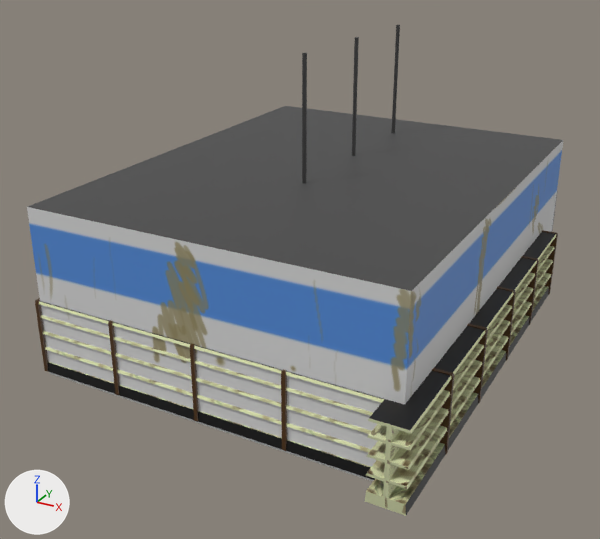
The Blender file Models/Graphics/store/store.blend: old version first, new version second.
One viewpoint serves both versions: a camera (50 mm lens) standing at (36.5, -72.2, 41.0) and looking at (-1.2, -3.8, 6.8). The lights are fixed; the arrows at lower left show +X, +Y and +Z.

The first picture shows 'Aisle 1', 'Aisle 2', 'Aisle 3', 'Fridge2.002', 'Shelf.005', 'Shelf.006', 'Shelf.007', 'Shelf.008', 'Shelf.009', 'Shelf.010', 'Shelf.011', 'Shelf.012', 'Shelf.013', 'storeWalls'.
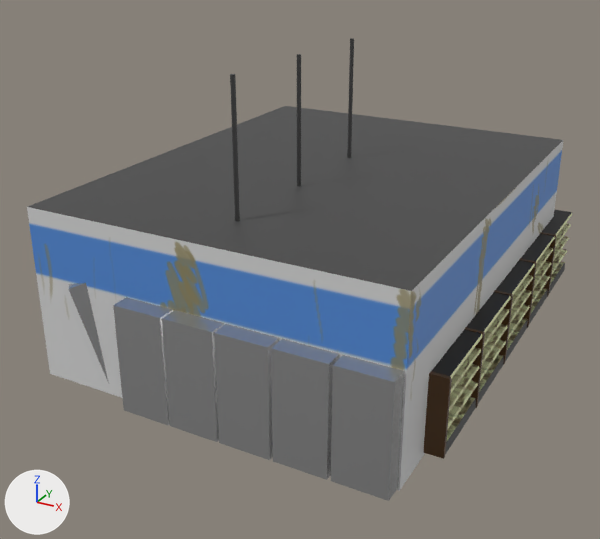
Boxes (x1, y1, x2, y2) around the edits, measured in the pictures (600 x 539 px):
'Shelf.009', moved, turned, rescaled
    before: (365, 368, 454, 516)
    after: (541, 209, 572, 297)
'Fridge2.002', moved, turned, rescaled
    before: (552, 190, 558, 231)
    after: (331, 355, 405, 501)
'Fridge1.003', moved, turned, rescaled (not visible before)
    after: (271, 339, 339, 480)
'Fridge1.002', moved, turned, rescaled (not visible before)
    after: (214, 324, 279, 460)
'Fridge2', moved, turned, rescaled (not visible before)
    after: (162, 310, 224, 442)
'Fridge1.001', moved, turned, rescaled (not visible before)
    after: (113, 297, 173, 425)
'Shelf.007', moved, turned, rescaled
    before: (469, 287, 516, 399)
    after: (494, 260, 535, 364)
'Shelf.012', moved, turned, rescaled (not visible afterwards)
    before: (108, 320, 194, 420)
'Shelf.013', moved, turned, rescaled (not visible afterwards)
    before: (35, 298, 115, 394)
'Aisle 1', moved, turned, rescaled
    before: (391, 25, 400, 133)
    after: (230, 74, 240, 221)
'Aisle 3', moved, rescaled
    before: (302, 53, 307, 183)
    after: (347, 38, 354, 158)
'Fridge2.004', moved, turned, rescaled (not visible before)
    after: (69, 283, 109, 383)
'Aisle 2', moved, rescaled
    before: (352, 37, 359, 156)
    after: (297, 54, 301, 186)
'Shelf.005', unchanged, uncovered by the edit
    before: (523, 230, 558, 321)
    after: (423, 330, 483, 459)
'Shelf.010', unchanged, covered by the edit
    before: (281, 370, 385, 480)
'Shelf.011', unchanged, covered by the edit
    before: (190, 343, 282, 449)

What changed in the scene script:
```text
Change ob_fridge2:
    ob_fridge2.location: (-0.1, 22.5, 0.0) -> (-0.1, -22.8, 0.0)
    ob_fridge2.rotation_euler: (0.0, 0.0, -1.571) -> (0.0, 0.0, 1.571)  # degrees (0, 0, -90) -> degrees (0, 0, 90)
    ob_fridge2.scale: (1.88, 2.45, 5.2) -> (1.88, -2.45, 5.2)
Change ob_fridge1_001:
    ob_fridge1_001.location: (-5.1, 22.5, 0.0) -> (-5.1, -22.8, 0.0)
    ob_fridge1_001.rotation_euler: (0.0, 0.0, -1.571) -> (0.0, 0.0, 1.571)  # degrees (0, 0, -90) -> degrees (0, 0, 90)
    ob_fridge1_001.scale: (1.88, 2.45, 5.2) -> (1.88, -2.45, 5.2)
Change ob_fridge2_002:
    ob_fridge2_002.location: (15.5, 22.5, 0.0) -> (15.5, -22.8, 0.0)
    ob_fridge2_002.rotation_euler: (0.0, 0.0, -1.571) -> (0.0, 0.0, 1.571)  # degrees (0, 0, -90) -> degrees (0, 0, 90)
    ob_fridge2_002.scale: (1.88, 2.45, 5.2) -> (1.88, -2.45, 5.2)
Change ob_fridge2_004:
    ob_fridge2_004.location: (-10.9, 19.6, 0.6) -> (-10.9, -19.9, 0.6)
    ob_fridge2_004.rotation_euler: (0.0995, -0.264, -0.758) -> (-0.0995, -0.264, 0.758)  # degrees (5.7, -15, -43) -> degrees (-5.7, -15, 43)
    ob_fridge2_004.scale: (1.88, 2.45, 5.2) -> (1.88, -2.45, 5.2)
Change ob_shelf_007:
    ob_shelf_007.location: (18.1, -4.0, 0.0) -> (18.1, 3.7, 0.0)
    ob_shelf_007.rotation_euler: (1.571, 0.0, 0.0) -> (-1.571, 0.0, 0.0)  # degrees (90, 0, 0) -> degrees (-90, 0, 0)
    ob_shelf_007.scale: (1.0, 1.0, 1.0) -> (1.0, -1.0, 1.0)
Change ob_shelf_009:
    ob_shelf_009.location: (18.1, -21.5, 0.0) -> (18.1, 21.2, 0.0)
    ob_shelf_009.rotation_euler: (1.571, 0.0, 0.0) -> (-1.571, 0.0, 0.0)  # degrees (90, 0, 0) -> degrees (-90, 0, 0)
    ob_shelf_009.scale: (1.0, 1.0, 1.0) -> (1.0, -1.0, 1.0)
Change ob_shelf_012:
    ob_shelf_012.location: (-5.3, -21.5, 0.0) -> (-5.3, 21.2, 0.0)
    ob_shelf_012.rotation_euler: (1.571, 0.0, 1.571) -> (1.571, 3.142, 1.571)  # degrees (90, 0, 90) -> degrees (90, 180, 90)
    ob_shelf_012.scale: (1.0, 1.0, 1.0) -> (1.0, -1.0, 1.0)
Change ob_shelf_013:
    ob_shelf_013.location: (-14.0, -21.5, 0.0) -> (-14.0, 21.2, 0.0)
    ob_shelf_013.rotation_euler: (1.571, 0.0, 1.571) -> (1.571, 3.142, 1.571)  # degrees (90, 0, 90) -> degrees (90, 180, 90)
    ob_shelf_013.scale: (1.0, 1.0, 1.0) -> (1.0, -1.0, 1.0)
Change ob_fridge1_002:
    ob_fridge1_002.location: (5.0, 22.5, 0.0) -> (5.0, -22.8, 0.0)
    ob_fridge1_002.rotation_euler: (0.0, 0.0, -1.571) -> (0.0, 0.0, 1.571)  # degrees (0, 0, -90) -> degrees (0, 0, 90)
    ob_fridge1_002.scale: (1.88, 2.45, 5.2) -> (1.88, -2.45, 5.2)
Change ob_fridge1_003:
    ob_fridge1_003.location: (10.3, 22.5, 0.0) -> (10.3, -22.8, 0.0)
    ob_fridge1_003.rotation_euler: (0.0, 0.0, -1.571) -> (0.0, 0.0, 1.571)  # degrees (0, 0, -90) -> degrees (0, 0, 90)
    ob_fridge1_003.scale: (1.88, 2.45, 5.2) -> (1.88, -2.45, 5.2)
Change ob_aisle_3:
    ob_aisle_3.location: (0.0, -5.1, 12.5) -> (0.0, 4.8, 12.5)
    ob_aisle_3.scale: (1.0, 3.35, 2.43) -> (1.0, -3.35, 2.43)
Change ob_aisle_2:
    ob_aisle_2.location: (0.0, 5.9, 12.5) -> (0.0, -6.2, 12.5)
    ob_aisle_2.scale: (1.0, 3.35, 2.43) -> (1.0, -3.35, 2.43)
Change ob_aisle_1:
    ob_aisle_1.location: (0.0, 16.6, 12.5) -> (0.0, -16.9, 12.5)
    ob_aisle_1.rotation_euler: (0.0, 0.0, 3.054) -> (0.0, 0.0, 3.229)  # degrees (0, 0, 175) -> degrees (0, 0, 185)
    ob_aisle_1.scale: (1.0, 3.35, 2.43) -> (1.0, -3.35, 2.43)
```
